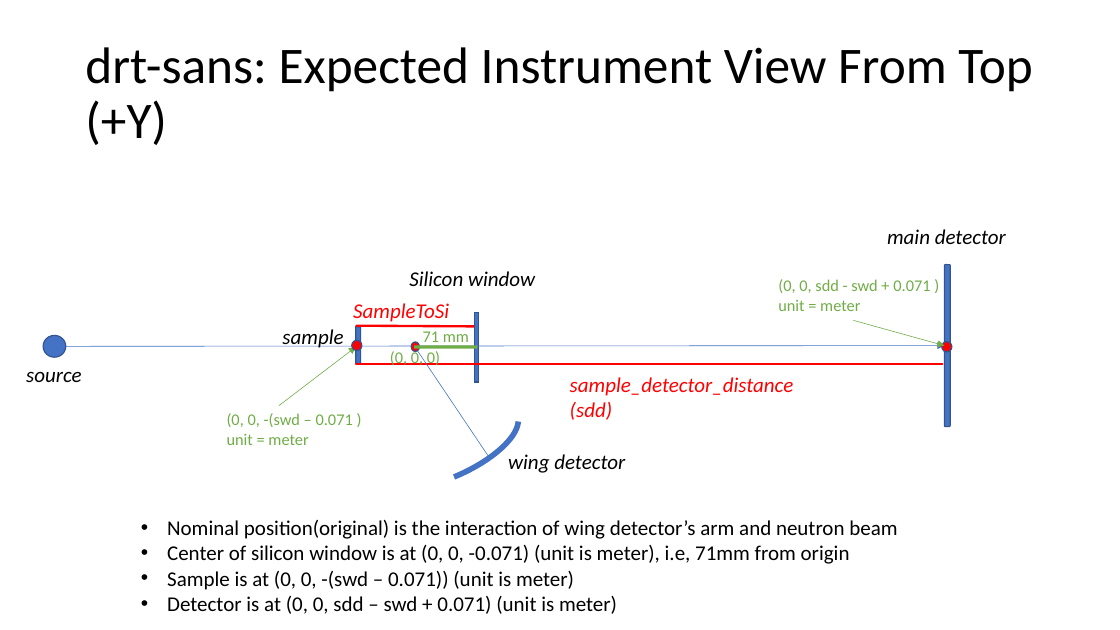
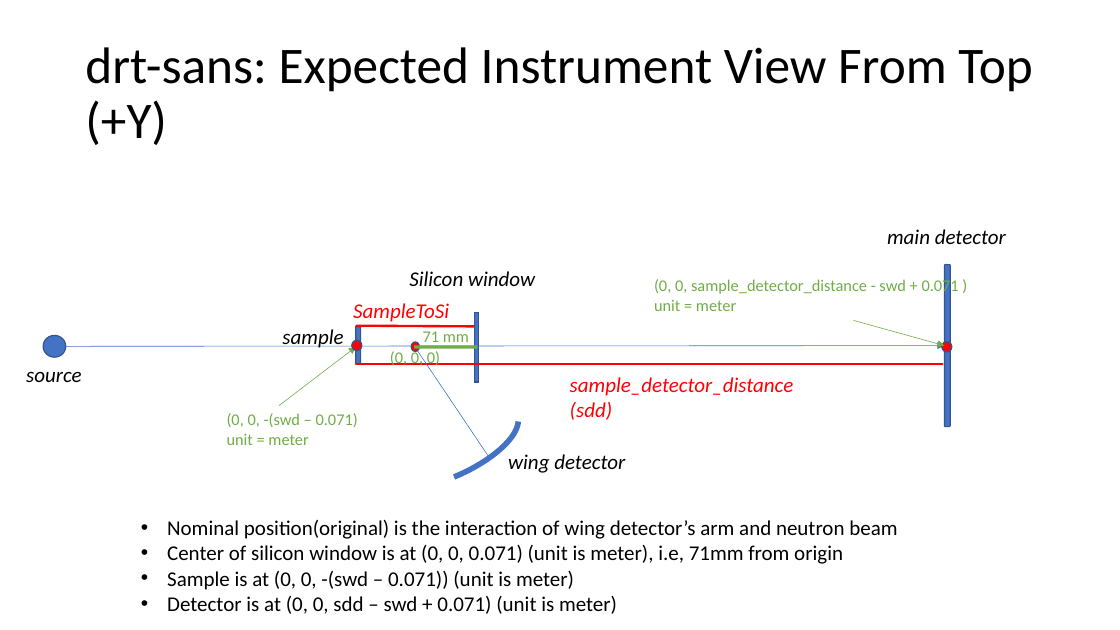
Before and after one commit to neutrons/drtsans, a slide deck: slide 16 of documents/mono_sample_det_pos.pptx. Drawn at 1120x630 pixels with LibreOffice and Linux fonts; fonts in the diff are those of the drawing. Boxes give left, top, right and bottom in pixels: in the first picture for what was removed or moved away, otherwise in the second. Text is boxed around its words. In the diff, an @@ line names an element or a change of style, - is before the commit and + after.

```diff
--- a/documents/mono_sample_det_pos.pptx
+++ b/documents/mono_sample_det_pos.pptx
@@ text at (x1=654, y1=278, x2=959, y2=311): text changed @@
-(0, 0, sdd - swd + 0.071 )
-unit = meter
+(0, 0, sample_detector_distance - swd + 0.071 )
+unit = meter
@@ text at (x1=227, y1=413, x2=358, y2=445): spaces changed @@
-(0, 0, -(swd – 0.071 )
-unit = meter
+(0, 0, -(swd – 0.071)
+unit = meter
@@ text at (x1=167, y1=545, x2=843, y2=564): text changed @@
-• Center of silicon window is at (0, 0, -0.071) (unit is meter), i.e, 71mm from origin
+• Center of silicon window is at (0, 0, 0.071) (unit is meter), i.e, 71mm from origin
```
Also in this commit, not shown: 7 other slides changed, 1 other file.
